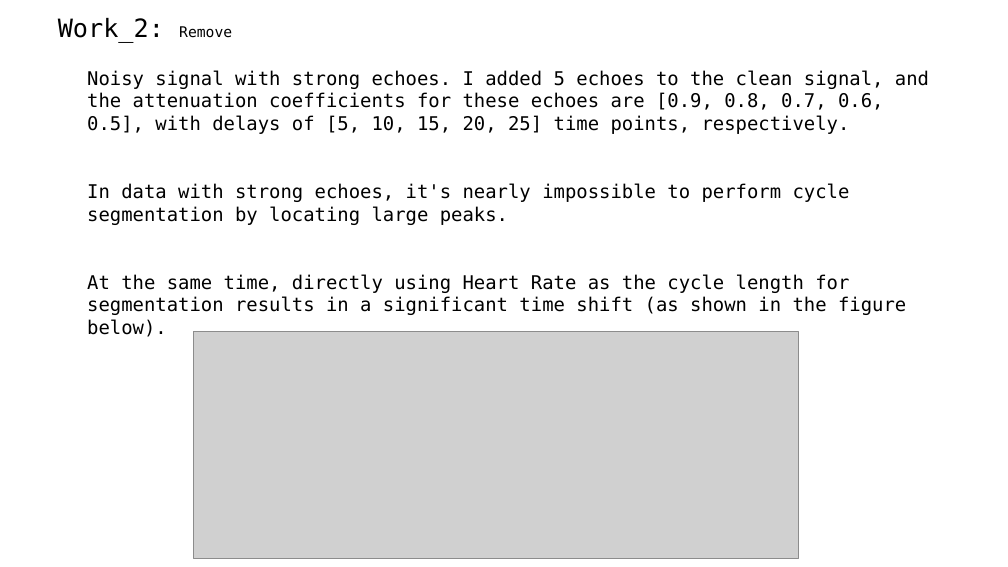
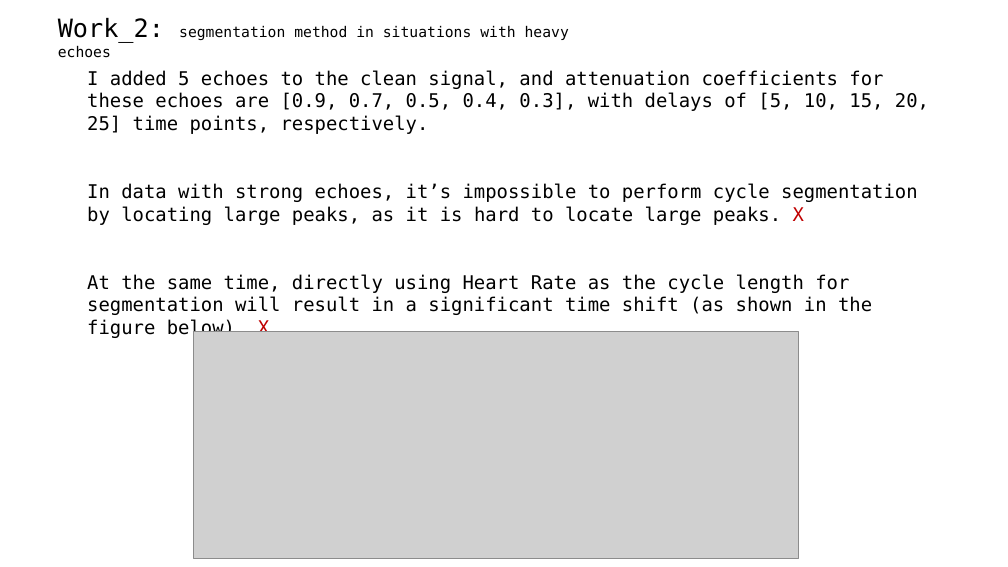
Before and after one commit to A-Big-Tortoise/Presentation, a slide deck: slide 6 of Presentation_918_JiayuChen.pptx. Drawn at 1008x567 pixels with LibreOffice and Linux fonts; fonts in the diff are those of the drawing; grey boxes stand for pictures. Boxes give left, top, right and bottom in pixels: in the first picture for what was removed or moved away, otherwise in the second. Text is boxed around its words. In the diff, an @@ line names an element or a change of style, - is before the commit and + after.

```diff
--- a/Presentation_918_JiayuChen.pptx
+++ b/Presentation_918_JiayuChen.pptx
@@ text at [58,18,569,58]: text changed; size 24 to 14 pt @@
-Work_2: Remove
+Work_2: segmentation method in situations with heavy echoes
@@ text at [87,70,929,332]: text changed @@
-Noisy signal with strong echoes. I added 5 echoes to the clean signal, and the attenuation coefficients for these echoes are [0.9, 0.8, 0.7, 0.6, 0.5], with delays of [5, 10, 15, 20, 25] time points, respectively.
-In data with strong echoes, it's nearly impossible to perform cycle segmentation by locating large peaks.
-At the same time, directly using Heart Rate as the cycle length for segmentation results in a significant time shift (as shown in the figure below).
+I added 5 echoes to the clean signal, and attenuation coefficients for these echoes are [0.9, 0.7, 0.5, 0.4, 0.3], with delays of [5, 10, 15, 20, 25] time points, respectively.
+In data with strong echoes, it’s impossible to perform cycle segmentation by locating large peaks, as it is hard to locate large peaks. X
+At the same time, directly using Heart Rate as the cycle length for segmentation will result in a significant time shift (as shown in the figure below). X
```
Also in this commit, not shown: 10 other slides changed, 4 slides added, 3 slides removed, 57 other files.
